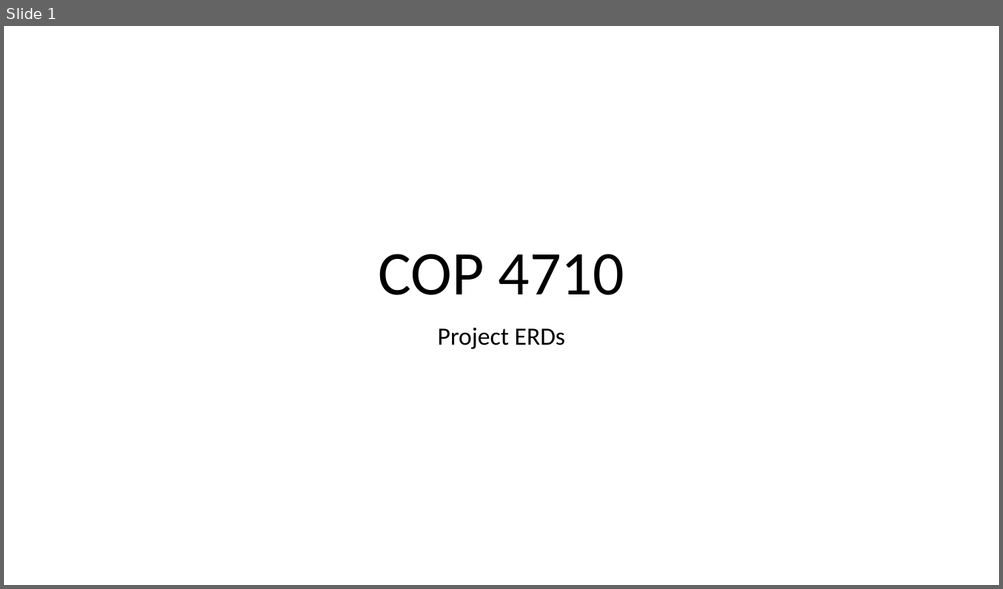
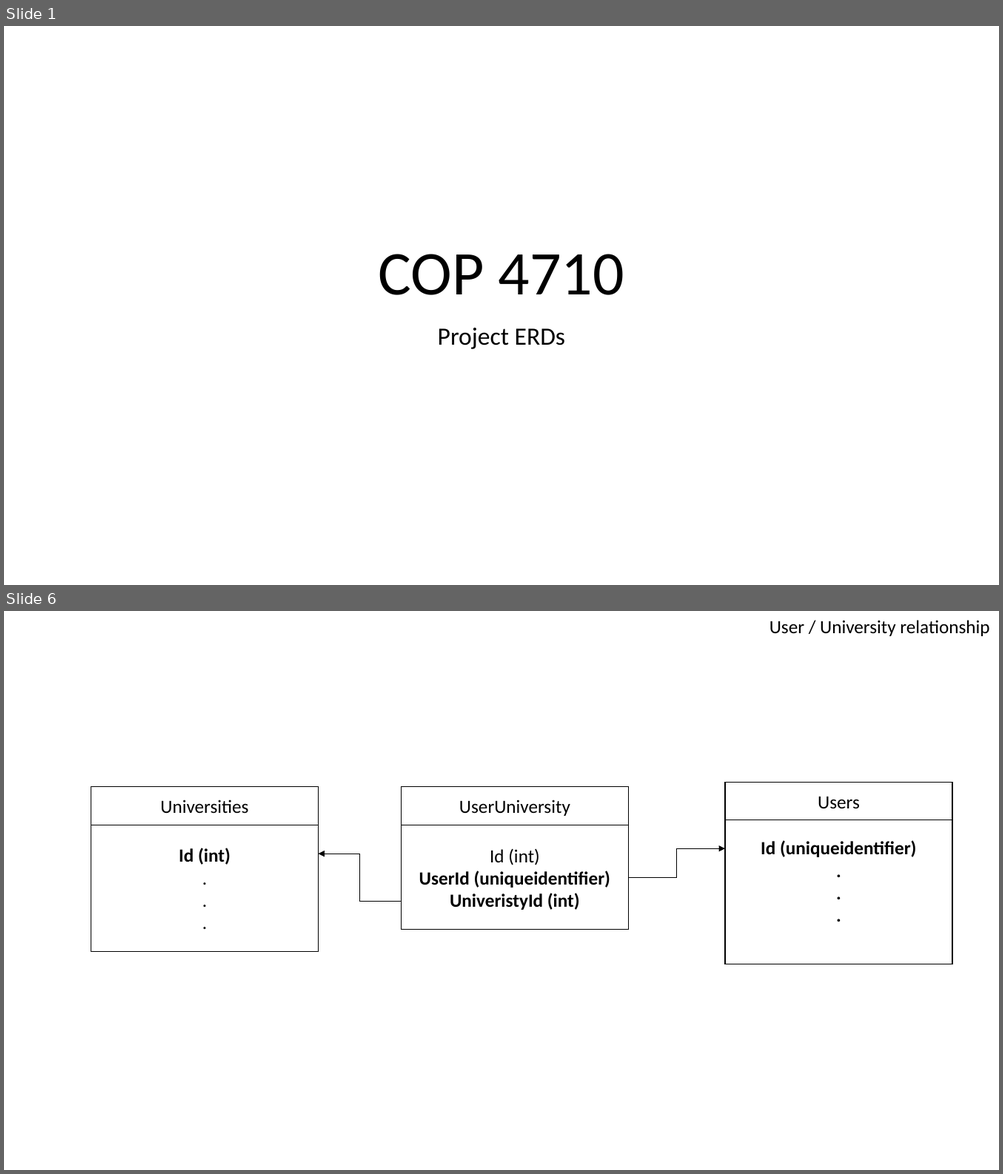
Before and after one commit to Chandler24/COP-4710-Semester-Project, a slide deck: Docs/ERD's (Draft).pptx. Shown one above the other, each under a label of ours: slide 1 before the commit, slides 1 and 6 after it; the slides between them are not shown. The pictures are 1003x589 and 1003x1174 pixels, drawn with LibreOffice and Linux fonts; fonts in the diff are those of the drawing. Boxes give left, top, right and bottom in pixels: in the first picture for what was removed or moved away, otherwise in the second. Text is boxed around its words. In the diff, an @@ line names an element or a change of style, - is before the commit and + after.

```diff
--- a/Docs/ERD's (Draft).pptx
+++ b/Docs/ERD's (Draft).pptx
@@ slide 6 added at (x1=4, y1=611, x2=999, y2=1170), background #FFFFFF @@
@@ text added at (x1=769, y1=620, x2=989, y2=636), 18 pt, text #000000 @@
+User / University relationship
@@ rectangle added at (x1=91, y1=786, x2=318, y2=825), fill #FFFFFF, outline #000000 1 pt, 18 pt, text #000000 @@
+Universities
@@ rectangle added at (x1=401, y1=786, x2=629, y2=825), fill #FFFFFF, outline #000000 1 pt, 18 pt, text #000000 @@
+UserUniversity
@@ rectangle added at (x1=725, y1=783, x2=952, y2=821), fill #FFFFFF, outline #000000 1 pt, 18 pt, text #000000 @@
+Users
@@ rectangle added at (x1=91, y1=825, x2=318, y2=952), fill #FFFFFF, outline #000000 1 pt, 18 pt, text #000000, bold @@
+Id (int)
+.
+.
+.
@@ rectangle added at (x1=401, y1=825, x2=629, y2=930), fill #FFFFFF, outline #000000 1 pt, 18 pt, text #000000, bold @@
+Id (int)
+UserId (uniqueidentifier)
+UniveristyId (int)
@@ rectangle added at (x1=725, y1=820, x2=952, y2=964), fill #FFFFFF, outline #000000 1 pt, 18 pt, text #000000, bold @@
+Id (uniqueidentifier)
+.
+.
+.
@@ elbow arrow added from (401, 901) to (318, 854), #000000 0.5 pt @@
@@ elbow arrow added from (629, 877) to (725, 849), #000000 0.5 pt @@
```
Also in this commit, not shown: 1 slide changed, 5 other slides added.
